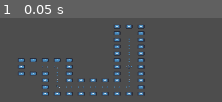
Above: before the commit, frame 1.
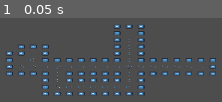
Above: after the commit, the same moment.

Repository: Spedinja/LudumDare58
Game: Godot game, scene res://Scenes/LevelGen/test_levelGen.tscn
Same seed, same stepped clock (60 frames per second), same inputs: the game is played once before the commit and once after it. The project has no main scene, so this scene is started directly. The engine's default icon, where the game draws it, is replaced by a stand-in: a white triangle on a blue panel in a dark square.
Inputs:
- Up to frame 1 (0.05 s): no input

The runs differ from the first frame. In frame 1, 3.8% of the frame differs, in the area x 2-98%, y 32-68%.

Commit message:
adjusted open vars so dungeon is bigger

Diff:
--- a/Scenes/LevelGen/test_levelGen.tscn
+++ b/Scenes/LevelGen/test_levelGen.tscn
@@ -26,7 +26,7 @@
 startRoom = ExtResource("10_lrltm")
 endRoom = ExtResource("11_h7en0")
 outerBoundRoom = ExtResource("7_24kn6")
-max_rooms = 20
+max_rooms = 35
 
 [node name="Camera2D" type="Camera2D" parent="."]
 position = Vector2(10322, 176)
